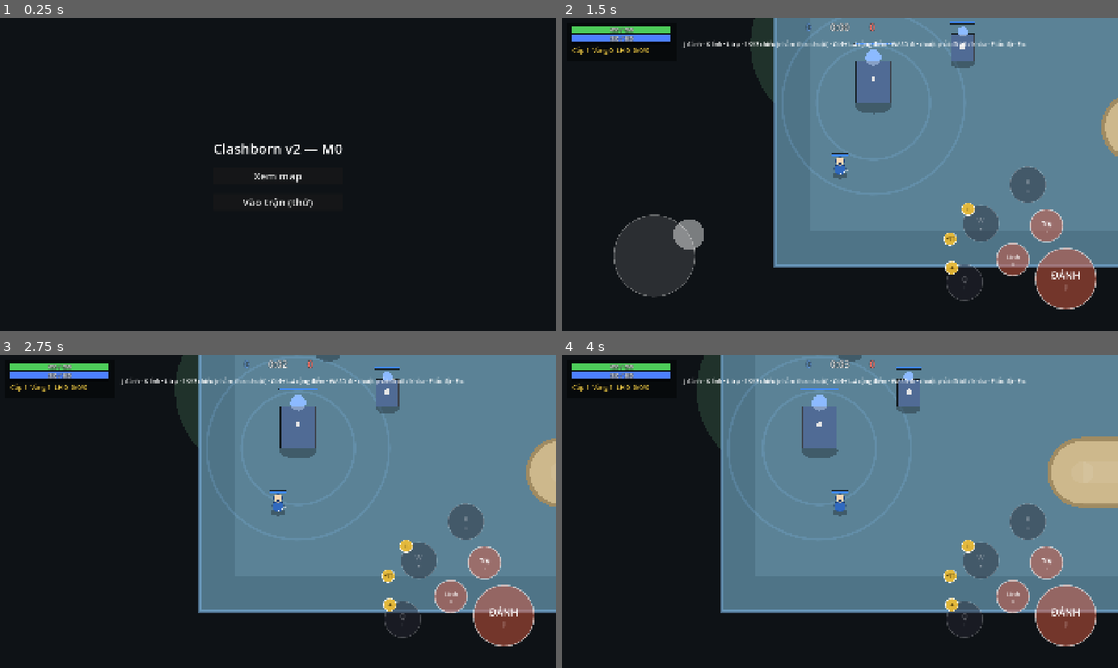
Above: before the commit, frames 1-4 (two rows, left to right).
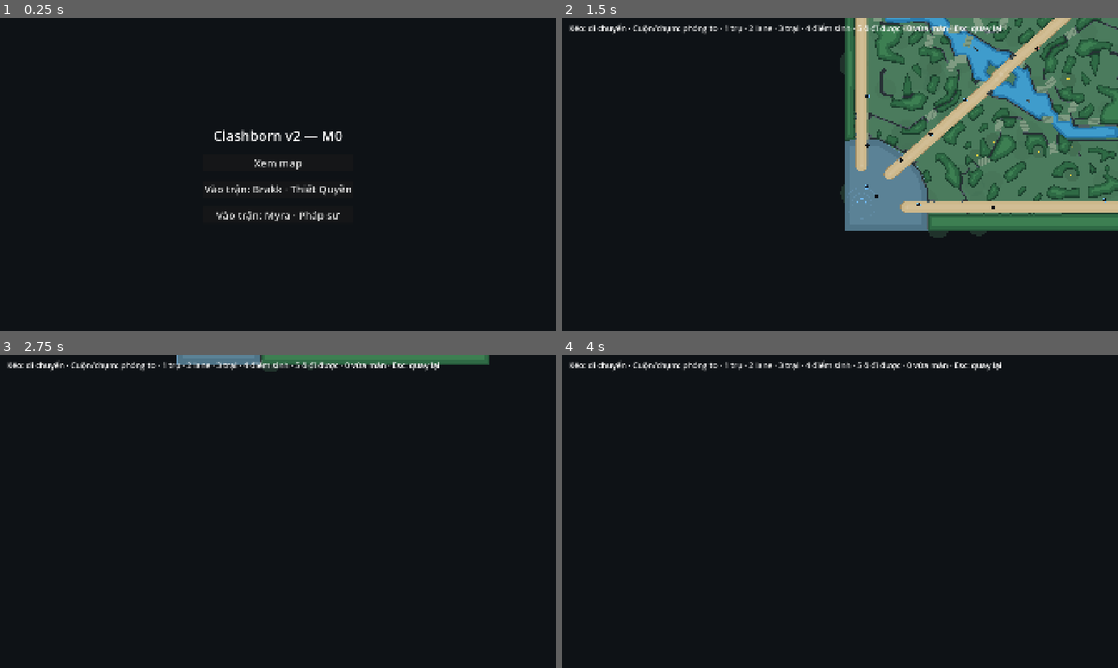
Above: after the commit, the same moments.

Repository: langhoangtien/clash-born-v2
Game: Godot game, scene res://app/main.tscn
Same seed, same stepped clock (60 frames per second), same inputs: the game is played once before the commit and once after it.
Inputs (mouse positions are in pixels of both pictures, inside the frame that each line leads up to):
- Up to frame 1 (0.25 s): no input
- Up to frame 2 (1.5 s): click "Vào trận (thử)" (after the commit: "Xem map") at 0.5 s; tap Enter at 1.25 s; drag from (656, 255) to (895, 105) at 1.27 s
- Up to frame 3 (2.75 s): drag from (461, 574) to (250, 574) at 2.02 s
- Up to frame 4 (4 s): move the mouse to (1023, 574) at 2.77 s; hold D 2.78-3.5 s; tap 5 at 2.85 s; click (1023, 574) at 2.92 s; drag from (812, 574) to (673, 464) at 3.52 s

The runs differ from the first frame. In frame 1, 1.7% of the frame differs, in the area x 36-64%, y 35-65%; in frame 2, 53%; in frame 3, 56%; in frame 4, 62%, in the area x 1-100%, y 0-94%.

Commit message:
M4.4: Myra đầy đủ — Nhịp Phép (attack_target_changed, CMB-12), Q/W/R, 3 talent
- AttackSystem phát attack_target_changed khi vung vào mục tiêu khác; last_attack_target_id vào state_hash
- test_myra: số liệu khớp CONTENT, nội tại cộng/mất tầng, Q chậm, W trói sau 0.8 s, R câm 400 sau 1 s, Q II/W II/R II
- màn khởi động: nút vào trận cho Brakk và Myra
- 386 test xanh (+10), soak xanh; D-69

Co-Authored-By: Claude Opus 5.5 <noreply@anthropic.com>
Claude-Session: https://claude.ai/code/session_01U9XXiwXKA4KHDW2xJbUPmE

Diff:
--- a/app/main.gd
+++ b/app/main.gd
@@ -5,6 +5,8 @@
 const VERSION_TEXT: String = "Clashborn v2 — M0"
 const MAP_VIEWER: String = "res://app/map_viewer.tscn"
 const MATCH_SCENE: String = "res://app/match_scene.tscn"
+## Tướng chơi thử được (tạm, tới khi có màn chọn tướng M8).
+const PLAYABLE: Array[StringName] = [&"brakk", &"myra"]
 
 
 func _ready() -> void:
@@ -25,10 +27,17 @@
 	button.add_theme_font_size_override("font_size", 36)
 	button.pressed.connect(func() -> void: get_tree().change_scene_to_file(MAP_VIEWER))
 	box.add_child(button)
-	var match_button: Button = Button.new()
-	match_button.name = "MatchButton"
-	match_button.text = "Vào trận (thử)"
-	match_button.add_theme_font_size_override("font_size", 36)
-	match_button.pressed.connect(func() -> void: get_tree().change_scene_to_file(MATCH_SCENE))
-	box.add_child(match_button)
+	var library: ContentLibrary = ContentLibrary.load_dir()
+	for id: StringName in PLAYABLE:
+		var match_button: Button = Button.new()
+		match_button.name = "Match_" + String(id)
+		match_button.text = "Vào trận: " + library.heroes[id].display_name
+		match_button.add_theme_font_size_override("font_size", 36)
+		match_button.pressed.connect(_start.bind(id))
+		box.add_child(match_button)
 	print(VERSION_TEXT + " ready")
+
+
+func _start(id: StringName) -> void:
+	preload("res://app/match_scene.gd").hero_id = id
+	get_tree().change_scene_to_file(MATCH_SCENE)
--- a/app/match_scene.gd
+++ b/app/match_scene.gd
@@ -4,7 +4,8 @@
 ## (giữ là đánh liên tục); PC chuột phải → đi tới / khóa địch; chạm vào địch → khóa (D-45).
 
 const BALANCE_PATH: String = "res://content/balance/balance_settings.tres"
-const HERO_ID: StringName = &"brakk"
+## Tướng của người chơi; màn khởi động đặt trước khi vào trận (tạm, tới khi có màn chọn tướng M8).
+static var hero_id: StringName = &"brakk"
 const SEED: int = 1
 ## CTL-02: phím PC giả lập nút ĐÁNH / đánh lính / đánh trụ (theo Rules.AttackMode).
 const ATTACK_KEYS: Array[Key] = [KEY_J, KEY_K, KEY_L]
@@ -40,7 +41,7 @@
 	var library: ContentLibrary = ContentLibrary.load_dir()
 	MatchSetup.spawn_structures(world, library)
 	MatchSetup.add_lane_creeps(world, library, true)
-	hero_def = library.heroes[HERO_ID]
+	hero_def = library.heroes[hero_id]
 	hero = UnitFactory.hero(world, hero_def, 0, world.map.fountain_point(0))
 	units_view.world = world
 	input.world = world
--- a/sim/systems/attack_system.gd
+++ b/sim/systems/attack_system.gd
@@ -64,6 +64,10 @@
 	if target != null and target.position != e.position:
 		e.facing = (target.position - e.position).normalized()
 	e.attack_crit = _roll_crit(world, e, target)
+	if target != null:
+		if e.last_attack_target_id >= 0 and e.last_attack_target_id != target.id:
+			world.emit(&"attack_target_changed", e.id, target.id)  # CMB-12
+		e.last_attack_target_id = target.id
 	world.emit(&"attack_started", e.id, e.attack_target_id, e.attack_crit)
 
 
--- a/sim/world/entity.gd
+++ b/sim/world/entity.gd
@@ -66,6 +66,8 @@
 ## Trạng thái đánh (chỉ AttackSystem ghi).
 var attack_phase: AttackPhase = AttackPhase.NONE
 var attack_target_id: int = -1
+## Mục tiêu của đòn vung gần nhất (không tính đánh gió), để phát `attack_target_changed`.
+var last_attack_target_id: int = -1
 ## CMB-07: hệ số chí mạng của đòn đang vung (1 = không chí mạng), tung lúc bắt đầu vung.
 var attack_crit: float = 1.0
 var attack_start_tick: int = 0
--- a/sim/world/world.gd
+++ b/sim/world/world.gd
@@ -191,7 +191,7 @@
 	for e: Entity in entities:
 		ctx.update(PackedInt64Array([e.id, e.team, e.kind, e.order.type, int(e.order.finished), e.order.target_id,
 			int(e.alive), int(e.locked), int(e.returning), int(e.has_origin), e.aggro_target_id, e.aggro_until_tick, e.attack_phase, e.attack_target_id, e.attack_start_tick, e.attack_release_tick, e.next_attack_tick,
-			e.lock_target_id, e.respawn_tick, e.gold, e.last_hits, e.skill_points, e.attribute_bonus_count, e.talent_slot, e.kills, e.deaths, e.assists]).to_byte_array())
+			e.lock_target_id, e.respawn_tick, e.gold, e.last_hits, e.skill_points, e.attribute_bonus_count, e.talent_slot, e.kills, e.deaths, e.assists, e.last_attack_target_id]).to_byte_array())
 		ctx.update(PackedFloat64Array([e.position.x, e.position.y, e.radius, e.health, e.mana,
 			e.order.point.x, e.order.point.y, e.order.direction.x, e.order.direction.y,
 			e.chase_origin.x, e.chase_origin.y, e.xp]).to_byte_array())
--- /dev/null
+++ b/tests/sim/heroes/test_myra.gd
@@ -0,0 +1,274 @@
+extends TestCase
+## M4.4: Myra đúng bảng thiết kế (CONTENT.md), nội tại Nhịp Phép, Q/W/R và ba talent.
+
+const MAP_PATH: String = "res://data/maps/clashborn.tres"
+const BALANCE_PATH: String = "res://content/balance/balance_settings.tres"
+const EPS: float = 0.01
+const Slot := AbilityDef.Slot
+const MAGIC := DamageFormulas.DamageType.MAGIC
+
+static var _map: MapLayout
+static var _lib: ContentLibrary
+
+
+func _world(seed_value: int = 4) -> World:
+	if _map == null:
+		_map = load(MAP_PATH) as MapLayout
+		_lib = ContentLibrary.load_dir()
+	var w: World = World.new(seed_value, load(BALANCE_PATH) as BalanceSettings)
+	w.map = _map
+	w.add_system(MovementSystem.new(), World.Phase.MOVEMENT)
+	return w
+
+
+func _center() -> Vector2:
+	return _map.world_size() * 0.5 + Vector2(-900, 900)
+
+
+func _lane_dir() -> Vector2:
+	return Vector2(1, -1).normalized()
+
+
+func _myra(w: World, ranks: Array[int] = [0, 0, 0]) -> Entity:
+	var m: Entity = UnitFactory.hero(w, _lib.heroes[&"myra"], 0, w.navigation(32.0).nearest_clear(_center()))
+	for i: int in range(3):
+		if ranks[i] > 0:
+			Abilities.set_rank(w, m, Abilities.of(m, [Slot.Q, Slot.W, Slot.R][i]), ranks[i])
+	m.mana = 5000.0
+	return m
+
+
+## Myra cấp 20, Q/W/R tối đa.
+func _myra20(w: World) -> Entity:
+	var m: Entity = _myra(w)
+	Progression.add_xp(w, m, 100000.0)
+	m.skill_points = 0
+	for slot: int in [Slot.Q, Slot.W, Slot.R]:
+		var a: AbilityInstance = Abilities.of(m, slot)
+		Abilities.set_rank(w, m, a, a.def.expected_ranks())
+	m.mana = 5000.0
+	return m
+
+
+func _dummy(w: World, at: Vector2, kind: Entity.Kind = Entity.Kind.HERO) -> Entity:
+	var e: Entity = Entity.new()
+	e.team = 1
+	e.kind = kind
+	e.radius = 24.0
+	e.position = at
+	e.stats = StatBlock.new(w.balance)
+	e.stats.set_base(StatId.Id.MAX_HP, 100000)
+	e.stats.set_base(StatId.Id.DAMAGE_TAKEN_MULTIPLIER, 1.0)
+	e.stats.set_base(StatId.Id.MOVEMENT_SPEED, 300)
+	return w.add_entity(e)
+
+
+func _values(slot: int) -> Dictionary:
+	return (_lib.heroes[&"myra"].abilities()[slot] as AbilityDef).values
+
+
+func _check_values(v: PackedFloat32Array, expected: Array) -> void:
+	assert_eq(v.size(), expected.size())
+	for i: int in range(mini(v.size(), expected.size())):
+		assert_near(v[i], expected[i], 0.0001)
+
+
+func _steps(w: World, n: int) -> void:
+	for i: int in range(n):
+		w.step()
+
+
+func _stacks(m: Entity) -> int:
+	for inst: EffectInstance in m.effects:
+		if inst.def.id == &"myra_rhythm_stack":
+			return inst.stacks
+	return 0
+
+
+func _effect_ticks(e: Entity, state: UnitState.Id) -> int:
+	for inst: EffectInstance in e.effects:
+		if inst.def.states.has(state):
+			return inst.end_tick - inst.start_tick
+	return -1
+
+
+func _lost(w: World, e: Entity, amount: float) -> float:
+	return amount * Rules.damage_factor(w, e, MAGIC)
+
+
+func _choose(w: World, m: Entity, slot: int) -> void:
+	w.submit(Command.choose_talent(m.id, slot))
+	w.step()
+
+
+func test_myra_data_matches_design_tables() -> void:
+	_world()
+	_check_values(_values(Slot.INNATE)[&"attack_speed_per_stack"], [0.05, 0.06, 0.07, 0.08, 0.09, 0.10])
+	var q: Dictionary = _values(Slot.Q)
+	_check_values(q[&"damage"], [90.0, 140.0, 190.0, 240.0, 290.0])
+	_check_values(q[&"slow"], [0.3, 0.3, 0.3, 0.3, 0.3])
+	_check_values(q[&"slow_duration"], [1.5, 1.75, 2.0, 2.25, 2.5])
+	_check_values(q[&"cooldown"], [8.0, 7.5, 7.0, 6.5, 6.0])
+	_check_values(q[&"mana"], [80.0, 90.0, 100.0, 110.0, 120.0])
+	var wv: Dictionary = _values(Slot.W)
+	_check_values(wv[&"damage"], [60.0, 100.0, 140.0, 180.0, 220.0])
+	_check_values(wv[&"root_duration"], [1.0, 1.25, 1.5, 1.75, 2.0])
+	_check_values(wv[&"cooldown"], [16.0, 15.0, 14.0, 13.0, 12.0])
+	_check_values(wv[&"mana"], [100.0, 110.0, 120.0, 130.0, 140.0])
+	_check_values(wv[&"cast_range"], [800.0, 800.0, 800.0, 800.0, 800.0])
+	_check_values(wv[&"radius"], [280.0, 280.0, 280.0, 280.0, 280.0])
+	_check_values(wv[&"delay"], [0.8, 0.8, 0.8, 0.8, 0.8])
+	var r: Dictionary = _values(Slot.R)
+	_check_values(r[&"damage"], [250.0, 375.0, 500.0])
+	_check_values(r[&"silence_duration"], [2.0, 2.5, 3.0])
+	_check_values(r[&"cooldown"], [80.0, 70.0, 60.0])
+	_check_values(r[&"mana"], [150.0, 200.0, 250.0])
+	_check_values(r[&"cast_range"], [900.0, 900.0, 900.0])
+	_check_values(r[&"radius"], [400.0, 400.0, 400.0])
+	_check_values(r[&"delay"], [1.0, 1.0, 1.0])
+	assert_near(_lib.heroes[&"myra"].stats.attack_range, 550.0, EPS)
+
+
+func test_myra_innate_stacks_on_same_target_up_to_8() -> void:
+	var w: World = _world()
+	var m: Entity = _myra(w)
+	var foe: Entity = _dummy(w, m.position + _lane_dir() * 400.0)
+	var speed: float = m.stats.get_stat(StatId.Id.ATTACK_SPEED)
+	w.submit(Command.attack(m.id, foe.id))
+	var hits: int = 0
+	var most: int = 0
+	for i: int in range(30 * 25):
+		w.step()
+		for ev: GameEvent in w.events:
+			if ev.type == &"attack_landed" and ev.source_id == m.id:
+				hits += 1
+				assert_eq(_stacks(m), mini(hits, 8), "mỗi đòn trúng thêm 1 tầng")
+		most = maxi(most, _stacks(m))
+	assert_true(hits > 9)
+	assert_eq(most, 8, "tối đa 8 tầng")
+	assert_near(m.stats.get_stat(StatId.Id.ATTACK_SPEED), speed + 8 * 0.05, EPS, "bậc 1: +5% mỗi tầng")
+
+
+func test_myra_innate_changing_target_clears_stacks() -> void:
+	var w: World = _world()
+	var m: Entity = _myra(w)
+	var a: Entity = _dummy(w, m.position + _lane_dir() * 400.0)
+	var b: Entity = _dummy(w, m.position + _lane_dir().orthogonal() * 400.0)
+	w.submit(Command.attack(m.id, a.id))
+	while _stacks(m) < 3:
+		w.step()
+	while not w.projectiles.is_empty() or m.attack_phase == Entity.AttackPhase.WINDUP:
+		w.step()
+	assert_eq(_stacks(m), 3)
+	w.submit(Command.attack(m.id, b.id))
+	var changed: bool = false
+	while m.attack_phase != Entity.AttackPhase.WINDUP or m.attack_target_id != b.id:
+		w.step()
+		changed = changed or w.events.any(func(ev: GameEvent) -> bool: return ev.type == &"attack_target_changed" and ev.source_id == m.id and ev.target_id == b.id)
+	assert_true(changed, "vung đòn vào mục tiêu khác thì phát attack_target_changed")
+	assert_eq(_stacks(m), 0, "đổi mục tiêu thì mất hết tầng ngay lúc bắt đầu vung")
+	while _stacks(m) == 0:
+		w.step()
+	assert_eq(_stacks(m), 1, "đòn trúng mục tiêu mới thì bắt đầu lại từ 1")
+
+
+func test_myra_innate_stacks_expire_and_count_on_towers() -> void:
+	var w: World = _world()
+	var m: Entity = _myra(w)
+	var tower: Entity = _dummy(w, m.position + _lane_dir() * 400.0, Entity.Kind.TOWER)
+	w.submit(Command.attack(m.id, tower.id))
+	while _stacks(m) < 2:
+		w.step()
+	assert_eq(_stacks(m), 2, "đánh trụ cũng cộng tầng")
+	w.submit(Command.stop(m.id))
+	_steps(w, 4 * 30 + 45)
+	assert_eq(_stacks(m), 0, "4 s không đánh trúng thì hết")
+
+
+func test_myra_q_first_enemy_damage_and_slow() -> void:
+	var w: World = _world()
+	var m: Entity = _myra(w, [3, 0, 0])
+	var first: Entity = _dummy(w, m.position + _lane_dir() * 400.0)
+	var behind: Entity = _dummy(w, m.position + _lane_dir() * 600.0)
+	w.submit(Command.cast(m.id, Slot.Q, -1, Vector2.INF, _lane_dir()))
+	_steps(w, 20)
+	assert_near(first.health, 100000.0 - _lost(w, first, 190.0), EPS, "cấp 3: 190 phép")
+	assert_near(behind.health, 100000.0, EPS, "dừng ở kẻ đầu tiên")
+	assert_near(first.stats.get_stat(StatId.Id.MOVEMENT_SPEED), 300.0 * 0.7, 0.5, "chậm 30%")
+	var slowed: EffectInstance = first.effects.filter(func(i: EffectInstance) -> bool: return i.def.id == &"myra_frost_slow")[0]
+	assert_eq(slowed.end_tick - slowed.start_tick, 60, "cấp 3: chậm 2 s")
+
+
+func test_myra_w_roots_after_delay() -> void:
+	var w: World = _world()
+	var m: Entity = _myra(w, [0, 2, 0])
+	var spot: Vector2 = m.position + _lane_dir() * 600.0
+	var inside: Entity = _dummy(w, spot + _lane_dir().orthogonal() * (280.0 + 20.0))
+	var outside: Entity = _dummy(w, spot + _lane_dir().orthogonal() * -(280.0 + 30.0))
+	w.submit(Command.cast(m.id, Slot.W, -1, spot))
+	_steps(w, 24)
+	assert_near(inside.health, 100000.0, EPS, "chưa tới 0.8 s")
+	w.step()
+	assert_near(inside.health, 100000.0 - _lost(w, inside, 100.0), EPS, "cấp 2: 100 phép")
+	assert_true(Rules.has_state(inside, UnitState.Id.ROOTED))
+	assert_eq(_effect_ticks(inside, UnitState.Id.ROOTED), roundi(1.25 * 30))
+	assert_near(outside.health, 100000.0, EPS)
+
+
+func test_myra_r_silences_in_400_after_1s() -> void:
+	var w: World = _world()
+	var m: Entity = _myra(w, [0, 0, 2])
+	var spot: Vector2 = m.position + _lane_dir() * 700.0
+	var edge: Entity = _dummy(w, spot + _lane_dir().orthogonal() * (400.0 + 20.0))
+	var out: Entity = _dummy(w, spot - _lane_dir().orthogonal() * (400.0 + 30.0))
+	var creep: Entity = _dummy(w, spot, Entity.Kind.LANE_CREEP)
+	var tower: Entity = _dummy(w, spot + _lane_dir() * 100.0, Entity.Kind.TOWER)
+	w.submit(Command.cast(m.id, Slot.R, -1, spot))
+	_steps(w, 30)
+	assert_near(edge.health, 100000.0, EPS, "chưa tới 1 s")
+	w.step()
+	assert_near(edge.health, 100000.0 - _lost(w, edge, 375.0), EPS, "cấp 2: 375 phép")
+	assert_eq(_effect_ticks(edge, UnitState.Id.SILENCED), roundi(2.5 * 30))
+	assert_true(creep.health < 100000.0)
+	assert_near(out.health + tower.health, 200000.0, EPS, "ngoài vùng và công trình không trúng")
+
+
+func test_myra_q_ii_pierces() -> void:
+	var w: World = _world()
+	var m: Entity = _myra20(w)
+	_choose(w, m, Slot.Q)
+	var a: Entity = _dummy(w, m.position + _lane_dir() * 300.0)
+	var b: Entity = _dummy(w, m.position + _lane_dir() * 700.0)
+	w.submit(Command.cast(m.id, Slot.Q, -1, Vector2.INF, _lane_dir()))
+	_steps(w, 25)
+	assert_near(a.health, 100000.0 - _lost(w, a, 290.0), EPS)
+	assert_near(b.health, 100000.0 - _lost(w, b, 290.0), EPS, "Tia Xuyên Băng: xuyên qua")
+
+
+func test_myra_w_ii_faster_and_wider() -> void:
+	var w: World = _world()
+	var m: Entity = _myra20(w)
+	_choose(w, m, Slot.W)
+	var spot: Vector2 = m.position + _lane_dir() * 600.0
+	var foe: Entity = _dummy(w, spot + _lane_dir().orthogonal() * (380.0 + 20.0))
+	w.submit(Command.cast(m.id, Slot.W, -1, spot))
+	_steps(w, 9)
+	assert_near(foe.health, 100000.0, EPS)
+	w.step()
+	assert_true(Rules.has_state(foe, UnitState.Id.ROOTED), "Phong Ấn Tức Thì: 0.3 s, bán kính 380")
+
+
+func test_myra_r_ii_leaves_burning_zone() -> void:
+	var w: World = _world()
+	var m: Entity = _myra20(w)
+	_choose(w, m, Slot.R)
+	var spot: Vector2 = m.position + _lane_dir() * 700.0
+	var foe: Entity = _dummy(w, spot)
+	w.submit(Command.cast(m.id, Slot.R, -1, spot))
+	var hits: int = 0
+	for i: int in range(7 * 30):
+		w.step()
+		for ev: GameEvent in w.events:
+			hits += int(ev.type == &"damage_taken" and ev.target_id == foe.id)
+	assert_eq(hits, 1 + 4, "sao băng rồi 4 lần cháy")
+	assert_near(foe.health, 100000.0 - _lost(w, foe, 500.0 + 4 * 60.0), 0.05)
Not shown, added: tests/sim/heroes/test_myra.gd.uid
Not shown, changed: docs/CONTENT.md
Not shown, changed: docs/DECISIONS.md
Not shown, changed: docs/GAME_RULES.md
Not shown, changed: docs/ROADMAP.md
